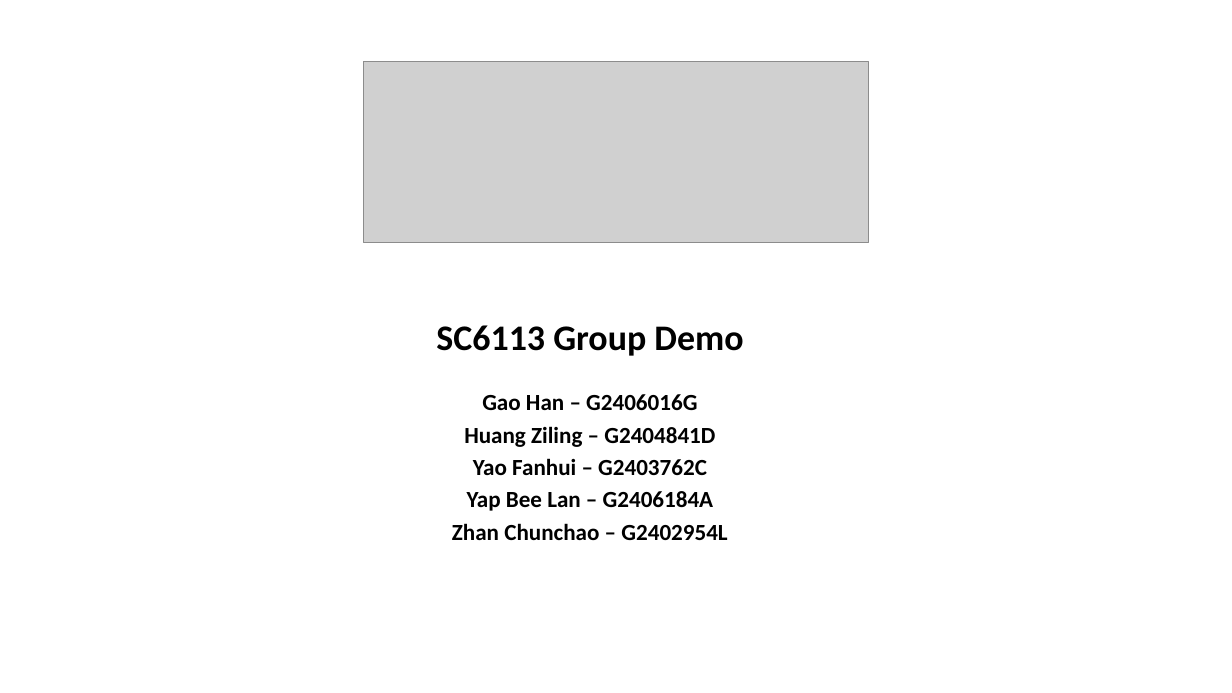
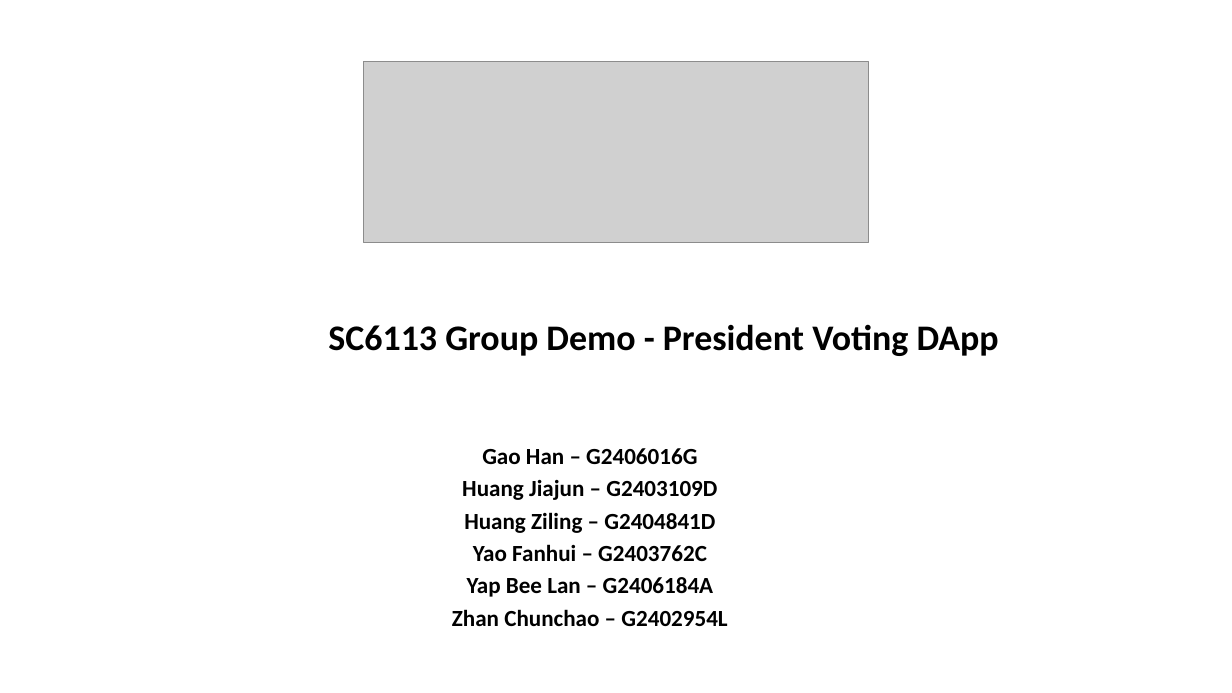
Before and after one commit to natalieybl/SC6113_Voting, a slide deck: slide 1 of SC6113_Group.pptx. Drawn at 1232x693 pixels with LibreOffice and Linux fonts; fonts in the diff are those of the drawing; grey boxes stand for pictures. Boxes give left, top, right and bottom in pixels: in the first picture for what was removed or moved away, otherwise in the second. Text is boxed around its words. In the diff, an @@ line names an element or a change of style, - is before the commit and + after.

```diff
--- a/SC6113_Group.pptx
+++ b/SC6113_Group.pptx
@@ text at [328, 324, 999, 356]: text changed @@
-SC6113 Group Demo
+SC6113 Group Demo - President Voting DApp
@@ text "Gao Han – G2406016G": place and size @@
-text "Gao Han – G2406016G" at [452, 394, 727, 540]
+text "Gao Han – G2406016G" at [452, 448, 727, 626]
@@ text at [462, 480, 717, 500]: paragraph added @@
+Huang Jiajun – G2403109D
```
